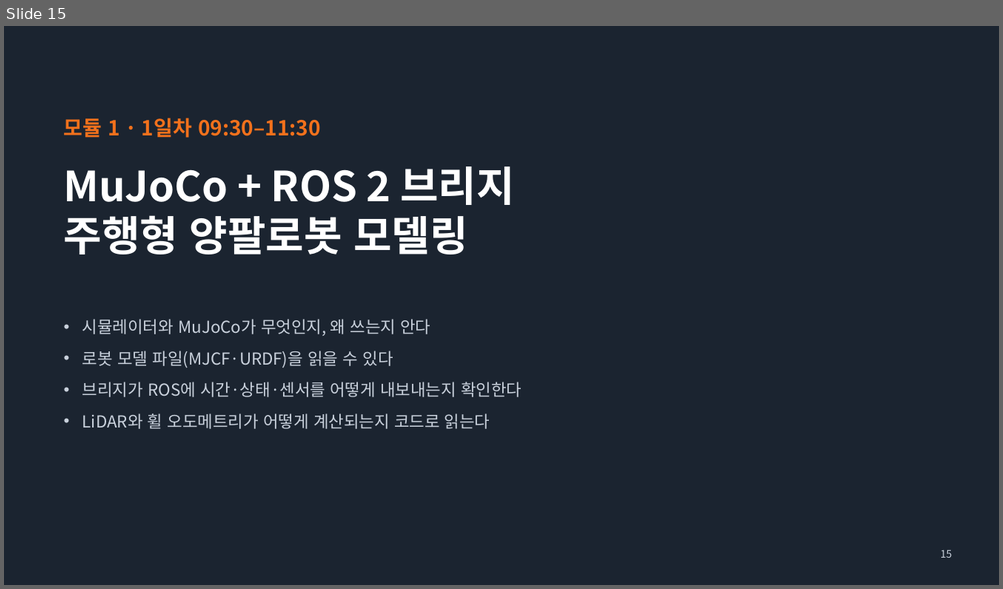
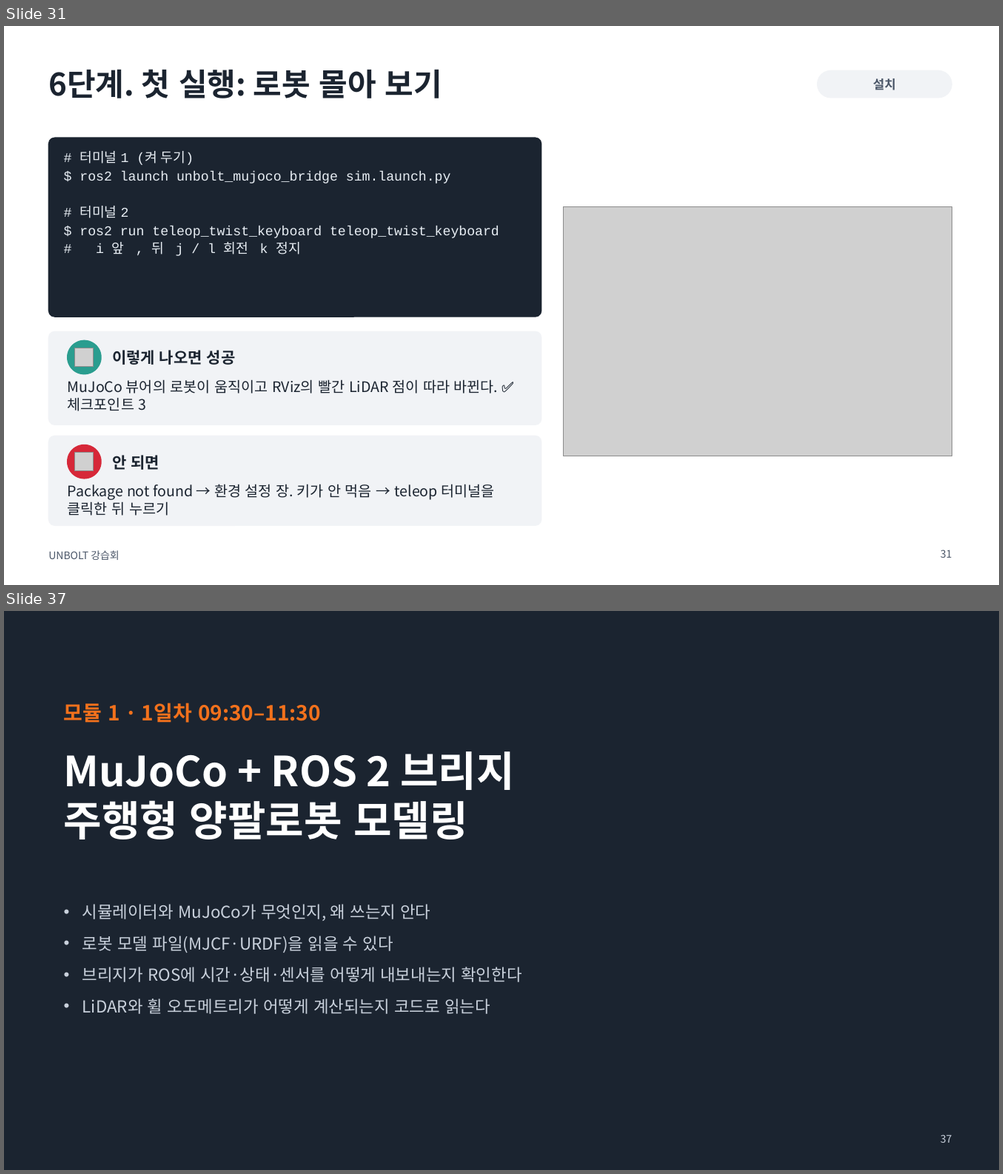
Before and after one commit to sejiny3/AIRLAB, a slide deck: workshop/slides/UNBOLT_workshop.pptx. Shown one above the other, each under a label of ours: slide 15 before the commit, slides 31 and 37 after it; the slides between them are not shown. The pictures are 1003x589 and 1003x1174 pixels, drawn with LibreOffice and Linux fonts; fonts in the diff are those of the drawing; grey boxes stand for pictures. Boxes give left, top, right and bottom in pixels: in the first picture for what was removed or moved away, otherwise in the second. Text is boxed around its words. In the diff, an @@ line names an element or a change of style, - is before the commit and + after.

```diff
--- a/workshop/slides/UNBOLT_workshop.pptx
+++ b/workshop/slides/UNBOLT_workshop.pptx
@@ slide 31 added at box(4, 26, 999, 585), background #FFFFFF @@
@@ title added at box(48, 69, 442, 99), 30 pt, text #1B2430, bold @@
+6단계. 첫 실행: 로봇 몰아 보기
@@ rounded rectangle added at box(817, 70, 951, 98), fill #F1F3F6, outline #F1F3F6 1 pt @@
@@ text added at box(873, 79, 896, 90), 12 pt, text #4A5668, bold @@
+설치
@@ rounded rectangle added at box(48, 138, 541, 317), fill #1B2430, outline #1B2430 1 pt @@
@@ text added at box(79, 151, 499, 256), 13 pt, text #E8EEF4 @@
+# 터미널 1 (켜 두기)
+$ ros2 launch unbolt_mujoco_bridge sim.launch.py
+# 터미널 2
+$ ros2 run teleop_twist_keyboard teleop_twist_keyboard
+# i 앞 , 뒤 j / l 회전 k 정지
@@ picture added at box(563, 207, 951, 457) @@
@@ rounded rectangle added at box(48, 332, 541, 425), fill #F1F3F6, outline #F1F3F6 1 pt @@
@@ ellipse added at box(68, 340, 101, 375), fill #2A9D8F, outline #2A9D8F 1 pt @@
@@ picture added at box(75, 349, 94, 367) @@
@@ text added at box(112, 350, 236, 365), 15 pt, text #1B2430, bold @@
+이렇게 나오면 성공
@@ text added at box(68, 380, 498, 412), 14 pt, text #1B2430 @@
+MuJoCo 뷰어의 로봇이 움직이고 RViz의 빨간 LiDAR 점이 따라 바뀐다. ✅ 체크포인트 3
@@ rounded rectangle added at box(48, 437, 541, 526), fill #F1F3F6, outline #F1F3F6 1 pt @@
@@ ellipse added at box(68, 446, 101, 479), fill #D62839, outline #D62839 1 pt @@
@@ picture added at box(75, 453, 94, 471) @@
@@ text added at box(112, 455, 159, 470), 15 pt, text #1B2430, bold @@
+안 되면
@@ text added at box(68, 484, 494, 516), 14 pt, text #1B2430 @@
+Package not found → 환경 설정 장. 키가 안 먹음 → teleop 터미널을 클릭한 뒤 누르기
@@ text added at box(48, 551, 119, 560), 10 pt, text #4A5668 @@
+UNBOLT 강습회
@@ page number added at box(940, 550, 952, 558), 10 pt, text #4A5668 @@
+31
@@ what was slide 15 is now slide 37 @@
@@ page number at box(940, 1135, 952, 1143): text changed @@
-15
+37
```
Also in this commit, not shown: 2 slides changed, 21 other slides added, 9 other files.
